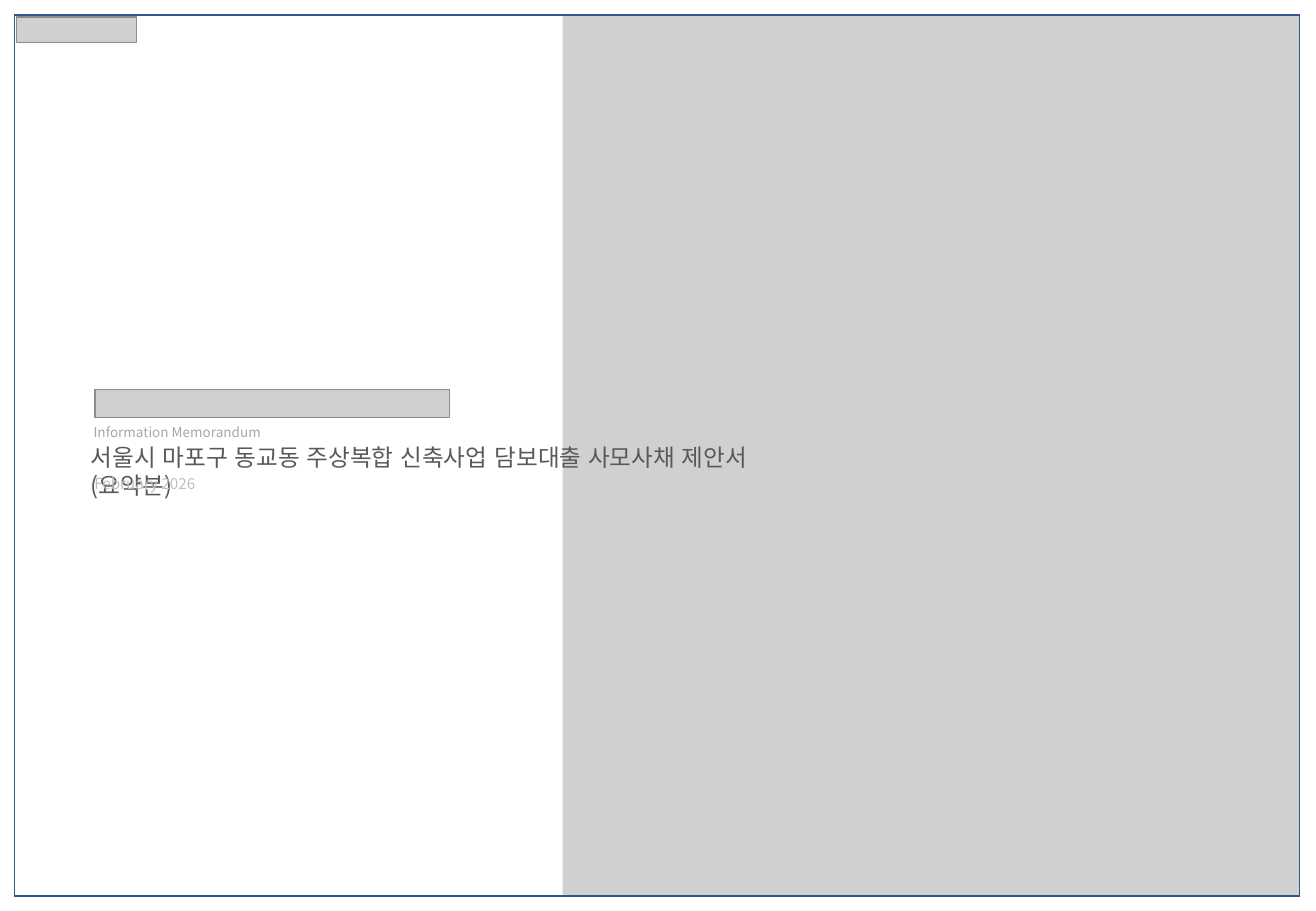
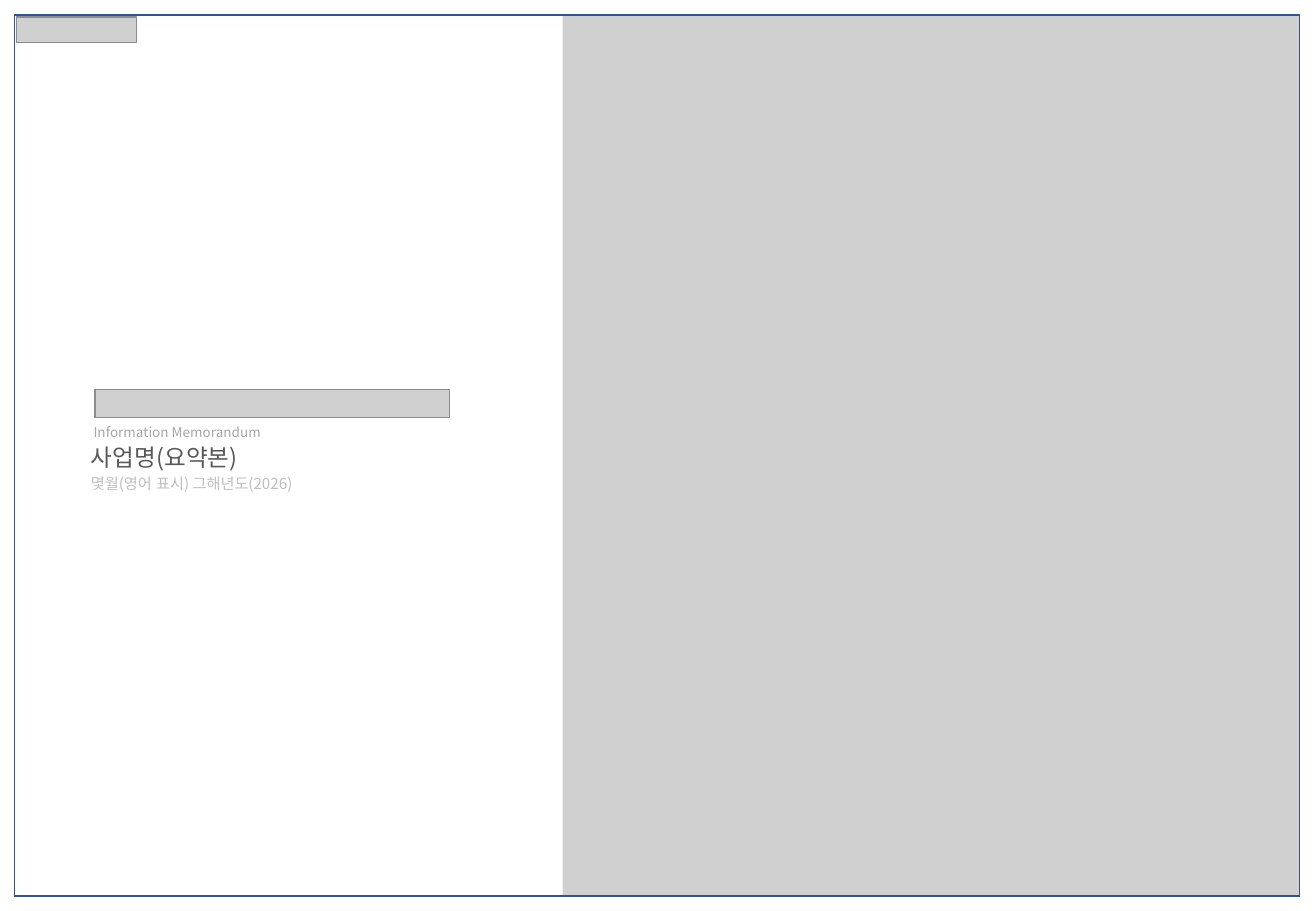
Before and after one commit to rainfieldinv-cell/rainfield-summary, a slide deck: slide 1 of layout/요약본 레이아웃.pptx. Drawn at 1316x911 pixels with LibreOffice and Linux fonts; fonts in the diff are those of the drawing; grey boxes stand for pictures. Boxes give left, top, right and bottom in pixels: in the first picture for what was removed or moved away, otherwise in the second. Text is boxed around its words. In the diff, an @@ line names an element or a change of style, - is before the commit and + after.

Commit message:
fix: 하이라이트 제목 가운데 정렬 + 카드 비우기 + 레이아웃 틀 교체
- 제목 블록([체크아이콘]+[제목])을 글자폭에 맞춰 다시 재고 슬라이드 정중앙에 배치.
  틀의 제목 그룹이 L4.66" W1.52" 고정 + 왼쪽정렬이라 글자 수가 다르면 어긋났다.
- '카드 3개 비우기'가 부제목만 지우던 문제: 위젯 키를 pop 하지 않고 직접 덮어쓴다.
- 배포용 layout/요약본 레이아웃.pptx 가 자리표시 없는 회사 샘플 파일이었다 → 교체.
  (그대로면 배포판이 신영·홍대입구역 샘플 글을 그대로 내보냈다)
- 본문 폭 7.40->7.00in: 긴 줄이 오른쪽 꺾쇠 화살촉에 닿았다.
- 본문 앞머리 '→' 중복 제거(틀이 이미 글머리기호로 찍는다).

```diff
--- a/layout/요약본 레이아웃.pptx
+++ b/layout/요약본 레이아웃.pptx
@@ text at bbox=[91, 446, 238, 471]: text changed @@
-서울시 마포구 동교동 주상복합 신축사업 담보대출 사모사채 제안서(요약본)
+사업명(요약본)
@@ text at bbox=[91, 477, 293, 492]: text changed @@
-February 2026
+몇월(영어 표시) 그해년도(2026)
```
Also in this commit, not shown: 1 other slide changed, 2 other files.
